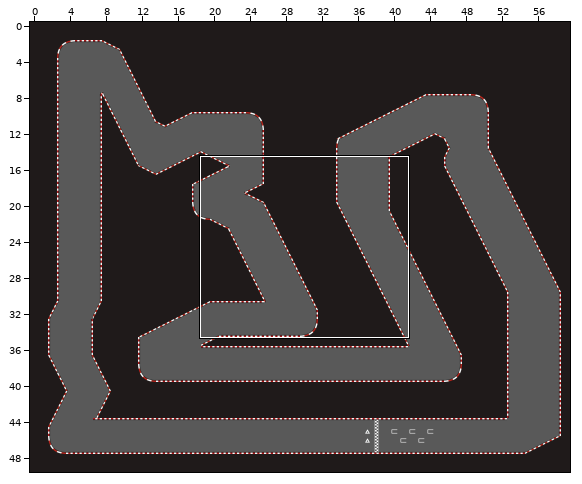
One commit to this Tiled map: Assets/Map/RaceTrack3.tmx. Above, an overview of the earlier version with the close-up marked.
Close-up. Old version:
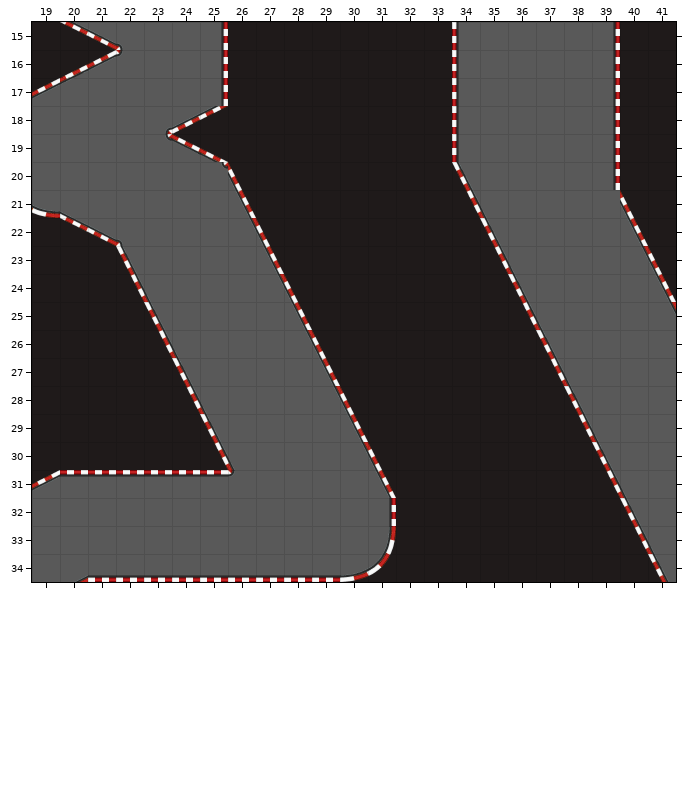
Cells are 128x128 px. Shown: x 19..41, y 15..34. The commit also changed other parts of the map, which this record leaves out.
And afterwards:
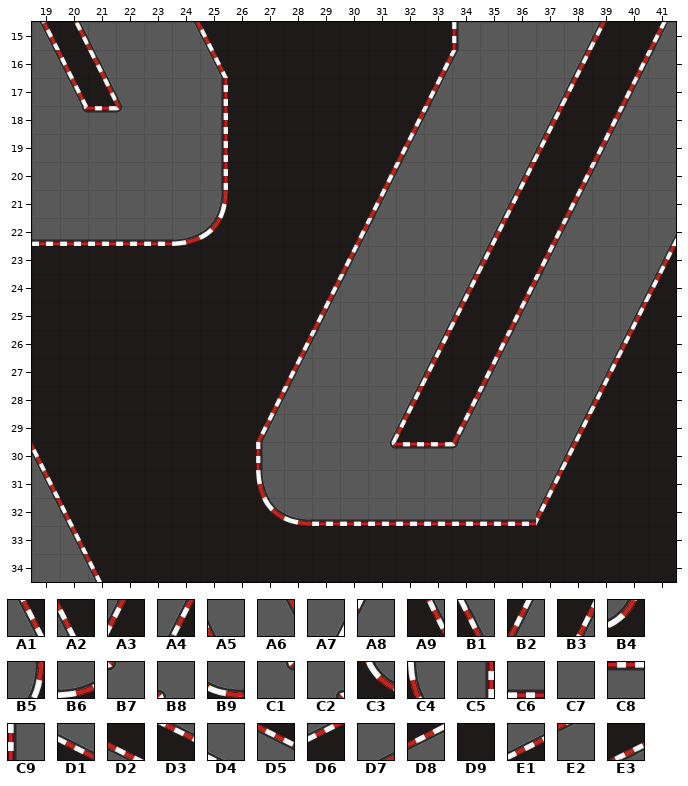
Key: from "spritesheet_tiles": A1 2, A2 3, A3 4, A4 5, A5 20, A6 21, A7 22, A8 23, A9 38, B1 39, B2 40, B3 41, B4 56, B5 57, B6 74, B7 75, B8 76, B9 92, C1 93, C2 94, C3 110, C4 111, C5 166, C6 183, C7 184, C8 185, C9 202, D1 254, D2 256, D3 272, D4 273, D5 274, D6 290, D7 291, D8 292, D9 305, E1 308, E2 309, E3 310.
__ is an empty cell, .. an unchanged one.
Diff:
--- layer "Map"
@@ x 19..41 @@
-15 D9 D3 D1 B8 .. C7 C5 .. .. .. .. .. .. .. .. .. .. .. .. C7 C5 .. D9
-16 D9 E3 D8 B7 .. .. C5 .. .. .. .. .. .. .. D9 C9 .. .. .. C7 C5 D9 D9
-17 D8 E2 C7 C7 .. .. .. .. .. .. .. .. .. .. D9 C9 .. .. C7 C7 C5 D9 D9
-18 .. C7 C7 C7 C2 E1 D6 .. .. .. .. .. .. D9 D9 C9 .. .. C7 C7 C5 D9 D9
-19 .. .. .. .. C1 D5 D2 .. .. .. .. .. .. D9 D9 C9 .. C7 C7 C7 C5 D9 D9
-20 .. .. .. .. .. .. C1 A2 .. .. .. .. D9 D9 D9 B1 .. C7 C7 C7 C5 D9 D9
-21 B9 D4 .. .. .. .. C7 A1 .. .. .. .. D9 D9 D9 A9 A5 C7 C7 C7 .. A2 D9
-22 D9 D3 D1 B8 C7 C7 C7 A6 A2 .. .. D9 D9 D9 D9 D9 B1 C7 C7 C7 .. A1 D9
-23 .. .. .. B1 C7 C7 C7 C7 A1 .. .. D9 D9 D9 D9 D9 A9 A5 C7 .. .. A6 A2
-24 .. .. .. A9 A5 C7 C7 C7 A6 A2 D9 D9 D9 D9 D9 D9 .. B1 C7 .. .. C7 A1
-25 .. .. .. .. B1 C7 C7 C7 C7 A1 D9 D9 D9 D9 D9 D9 .. A9 A5 .. .. C7 A6
-26 .. .. .. .. A9 A5 C7 C7 C7 A6 A2 D9 D9 D9 D9 .. D9 D9 B1 .. C7 C7 C7
-27 .. .. .. .. .. B1 C7 C7 C7 C7 A1 D9 D9 D9 D9 .. D9 D9 A9 A5 C7 C7 C7
-28 .. .. .. .. .. A9 A5 C7 C7 C7 A6 A2 D9 D9 .. D9 D9 D9 D9 B1 C7 C7 C7
-29 .. .. .. .. .. .. B1 C7 C7 .. .. A1 D9 D9 .. D9 D9 D9 D9 A9 A5 C7 C7
-30 D9 .. .. .. .. .. A9 A5 C7 .. .. A6 A2 D9 D9 D9 D9 D9 D9 D9 B1 C7 C7
-31 D8 C8 C8 C8 C8 C8 C8 B7 C7 .. .. .. A1 D9 D9 D9 D9 D9 D9 .. A9 A5 C7
-32 C7 C7 C7 C7 C7 C7 C7 C7 C7 C7 C7 C7 C5 D9 D9 D9 D9 D9 D9 .. .. B1 C7
-33 .. C7 C7 C7 C7 C7 C7 C7 C7 C7 C7 C7 B5 .. .. .. .. .. .. .. .. A9 A5
-34 .. D7 C6 C6 C6 C6 C6 C6 C6 C6 C6 B6 B4 .. .. .. .. .. .. .. .. .. B1
+15 A1 A9 A5 C7 .. A6 A2 .. .. .. .. .. .. .. .. .. .. .. .. A7 A3 .. B2
+16 A6 A2 B1 C7 .. .. A1 .. .. .. .. .. .. .. B3 A8 .. .. .. A4 D9 B3 A8
+17 C7 A1 A9 A5 .. .. .. .. .. .. .. .. .. .. B2 C7 .. .. A7 A3 D9 B2 C7
+18 .. C1 C8 B7 C7 C7 C5 .. .. .. .. .. .. B3 A8 C7 .. .. A4 D9 B3 A8 C7
+19 .. .. .. .. C7 C7 C5 .. .. .. .. .. .. B2 C7 C7 .. A7 A3 D9 B2 C7 C7
+20 .. .. .. .. .. .. C5 D9 .. .. .. .. B3 A8 C7 C7 .. A4 D9 B3 A8 C7 C7
+21 C7 C7 .. .. .. .. B5 D9 .. .. .. .. B2 C7 C7 C7 A7 A3 D9 B2 .. C7 C7
+22 C6 C6 C6 C6 C6 B6 B4 D9 D9 .. .. B3 A8 C7 C7 C7 A4 D9 B3 A8 .. C7 A7
+23 .. .. .. D9 D9 D9 D9 D9 D9 .. .. B2 C7 C7 C7 A7 A3 D9 B2 .. .. C7 A4
+24 .. .. .. D9 D9 D9 D9 D9 D9 D9 B3 A8 C7 C7 C7 A4 .. B3 A8 .. .. A7 A3
+25 .. .. .. .. D9 D9 D9 D9 D9 D9 B2 C7 C7 C7 A7 A3 .. B2 C7 .. .. A4 D9
+26 .. .. .. .. D9 D9 D9 D9 D9 B3 A8 C7 C7 C7 A4 .. B3 A8 C7 .. A7 A3 D9
+27 .. .. .. .. .. D9 D9 D9 D9 B2 C7 C7 C7 A7 A3 .. B2 C7 C7 C7 A4 D9 D9
+28 .. .. .. .. .. D9 D9 D9 B3 A8 C7 C7 C7 A4 .. B3 A8 C7 C7 A7 A3 D9 D9
+29 .. .. .. .. .. .. D9 D9 B2 .. .. C7 A7 A3 .. B2 C7 C7 C7 A4 D9 D9 D9
+30 A2 .. .. .. .. .. D9 D9 C9 .. .. C7 C1 C8 C8 B7 C7 C7 A7 A3 D9 D9 D9
+31 A1 D9 D9 D9 D9 D9 D9 D9 C4 .. .. .. C7 C7 C7 C7 C7 C7 A4 .. D9 D9 D9
+32 A6 A2 D9 D9 D9 D9 D9 D9 C3 B9 C6 C6 C6 C6 C6 C6 C6 C6 A3 .. .. D9 D9
+33 .. A1 D9 D9 D9 D9 D9 D9 D9 D9 D9 D9 D9 .. .. .. .. .. .. .. .. D9 D9
+34 .. A6 A2 D9 D9 D9 D9 D9 D9 D9 D9 D9 D9 .. .. .. .. .. .. .. .. .. D9
Where, in picture pixels (left, top, right, bottom), the same in both close-ups:
changed: (32, 22, 676, 582)
